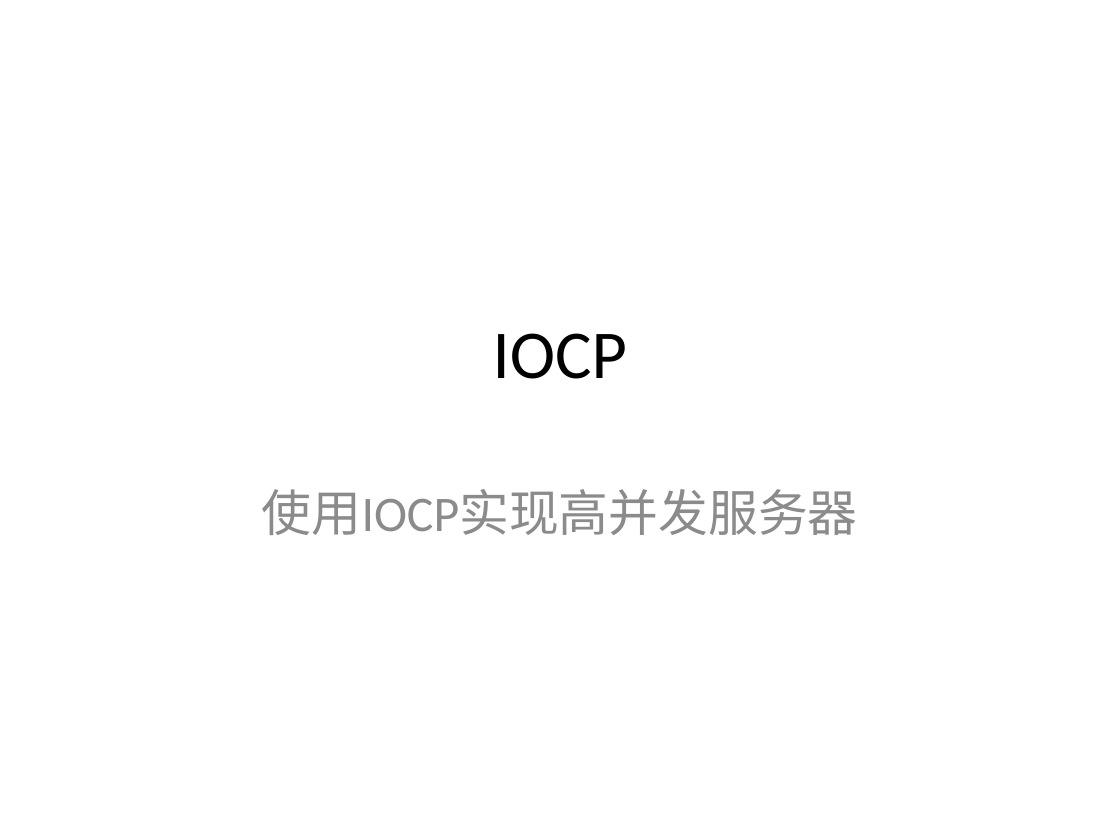
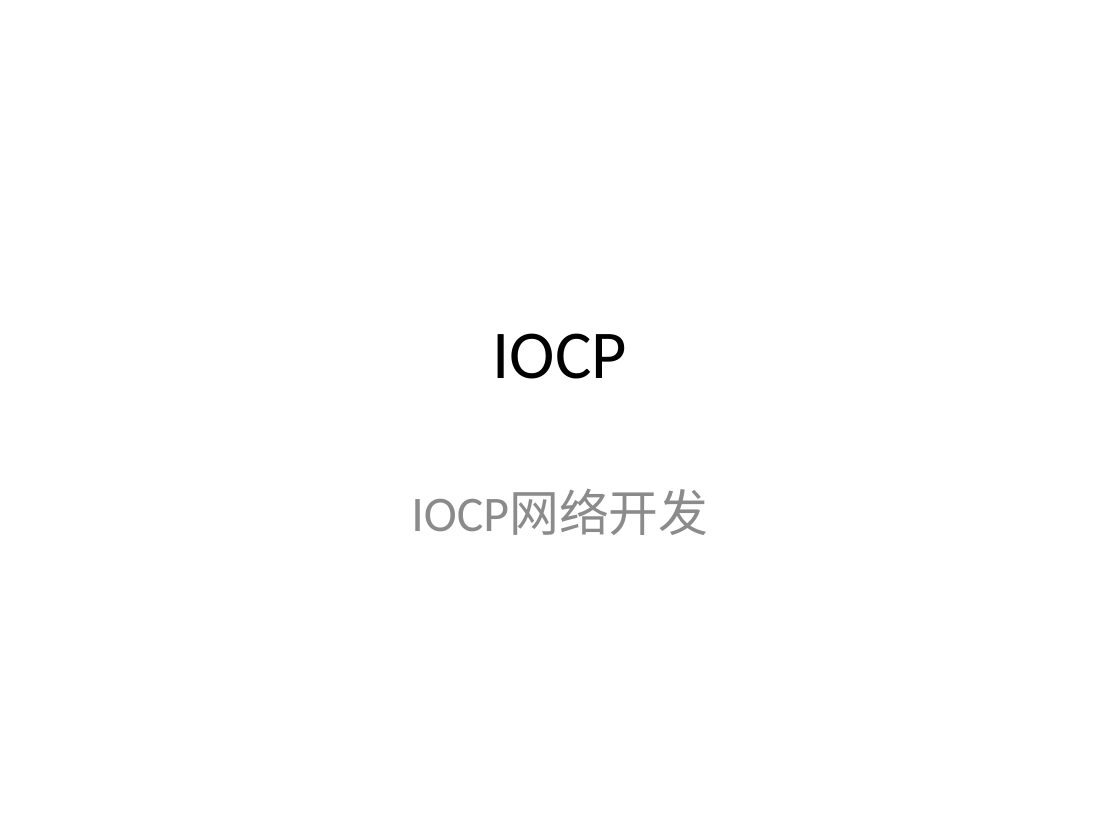
Before and after one commit to dxjeric/CompletionPort, a slide deck: slide 1 of Doc/IOCP.pptx. Drawn at 1120x840 pixels with LibreOffice and Linux fonts; fonts in the diff are those of the drawing; background and template pictures are left out. Boxes give left, top, right and bottom in pixels: in the first picture for what was removed or moved away, otherwise in the second. Text is boxed around its words. In the diff, an @@ line names an element or a change of style, - is before the commit and + after.

```diff
--- a/Doc/IOCP.pptx
+++ b/Doc/IOCP.pptx
@@ subtitle at [411,490,708,535]: text changed @@
-使用IOCP实现高并发服务器
+IOCP网络开发
```
Also in this commit, not shown: 14 slides added.
